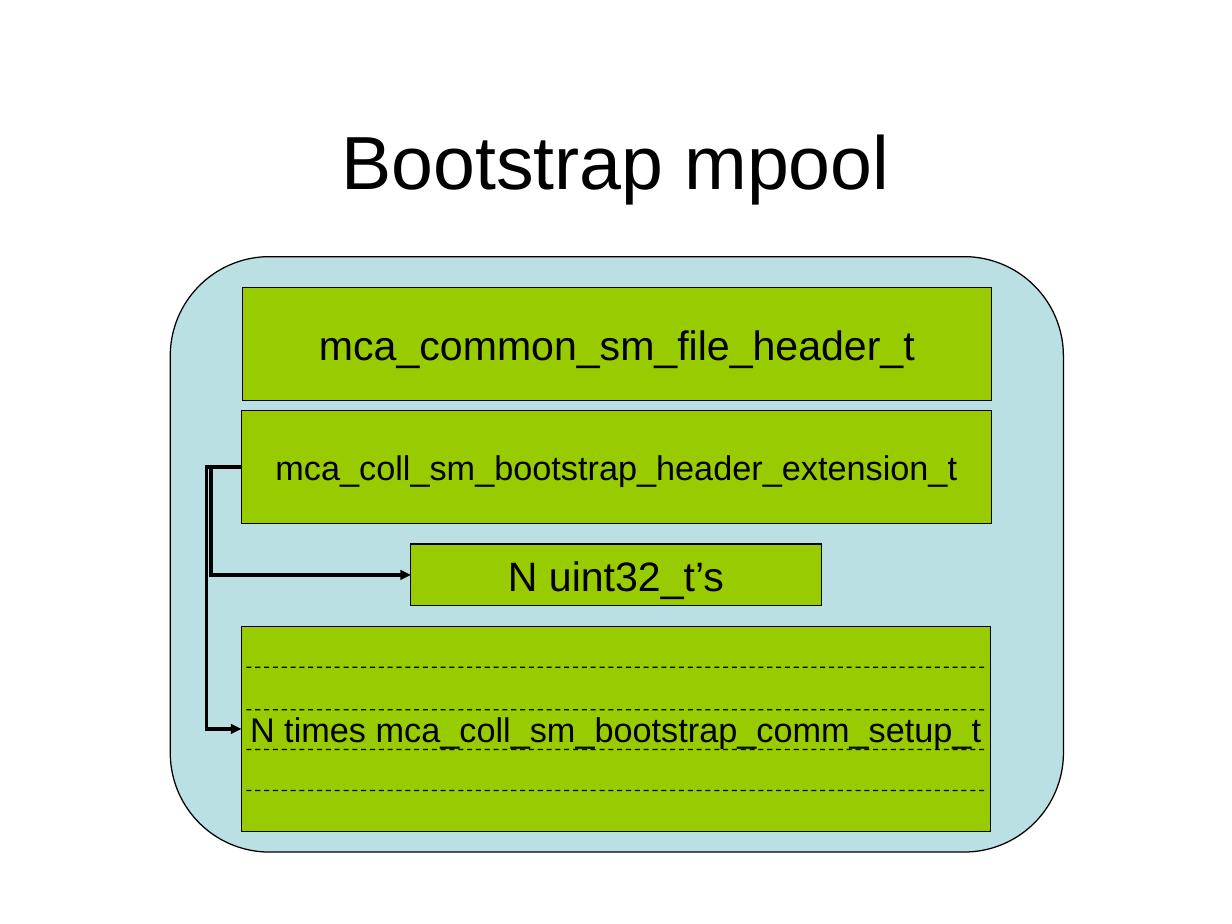
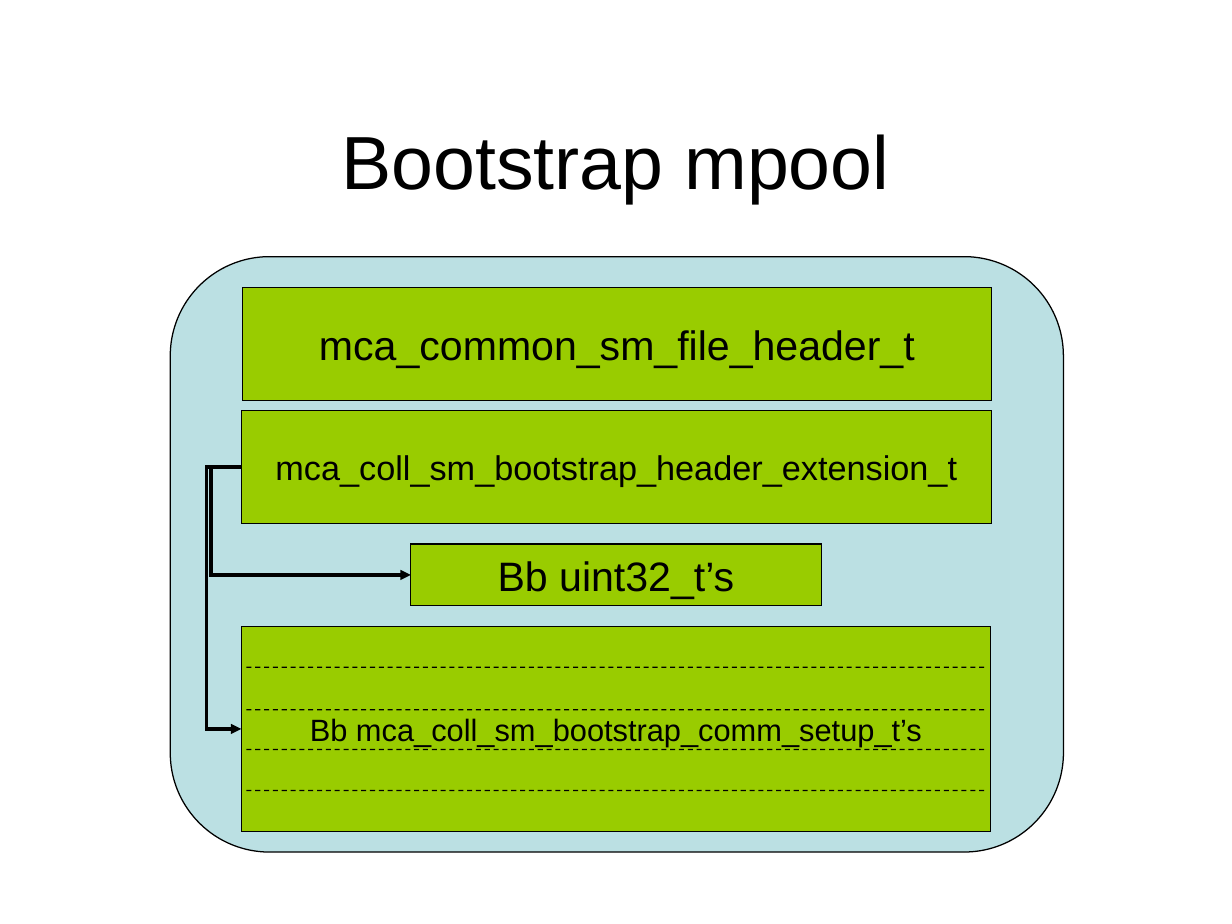
Before and after one commit to open-mpi/ompi, a slide deck: slide 4 of ompi/mca/coll/sm/memory-layout.ppt (slide 3 before the commit). Drawn at 1232x924 pixels with LibreOffice and Linux fonts; fonts in the diff are those of the drawing. Boxes give left, top, right and bottom in pixels: in the first picture for what was removed or moved away, otherwise in the second. Text is boxed around its words. In the diff, an @@ line names an element or a change of style, - is before the commit and + after.

```diff
--- a/ompi/mca/coll/sm/memory-layout.ppt
+++ b/ompi/mca/coll/sm/memory-layout.ppt
@@ text in rectangle at bbox=[498, 561, 734, 599]: text changed @@
-N uint32_t’s
+Bb uint32_t’s
@@ text in rectangle at bbox=[310, 718, 922, 746]: text changed; size 20 to 18 pt @@
-N times mca_coll_sm_bootstrap_comm_setup_t
+Bb mca_coll_sm_bootstrap_comm_setup_t’s
```
Also in this commit, not shown: 5 other slides changed, 1 slide added, 1 slide removed.
